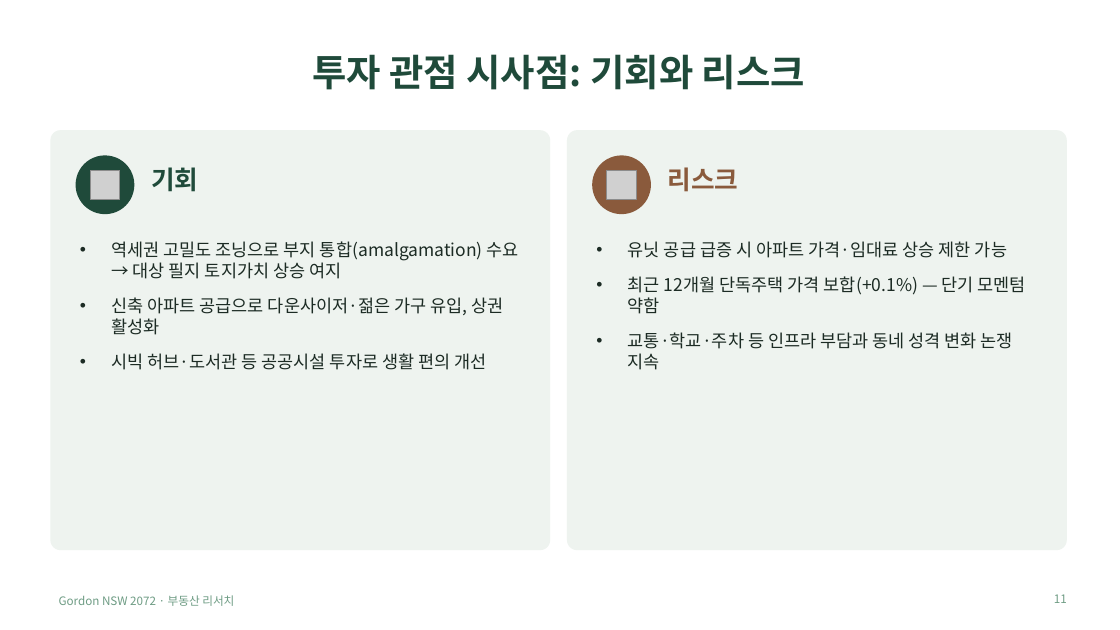
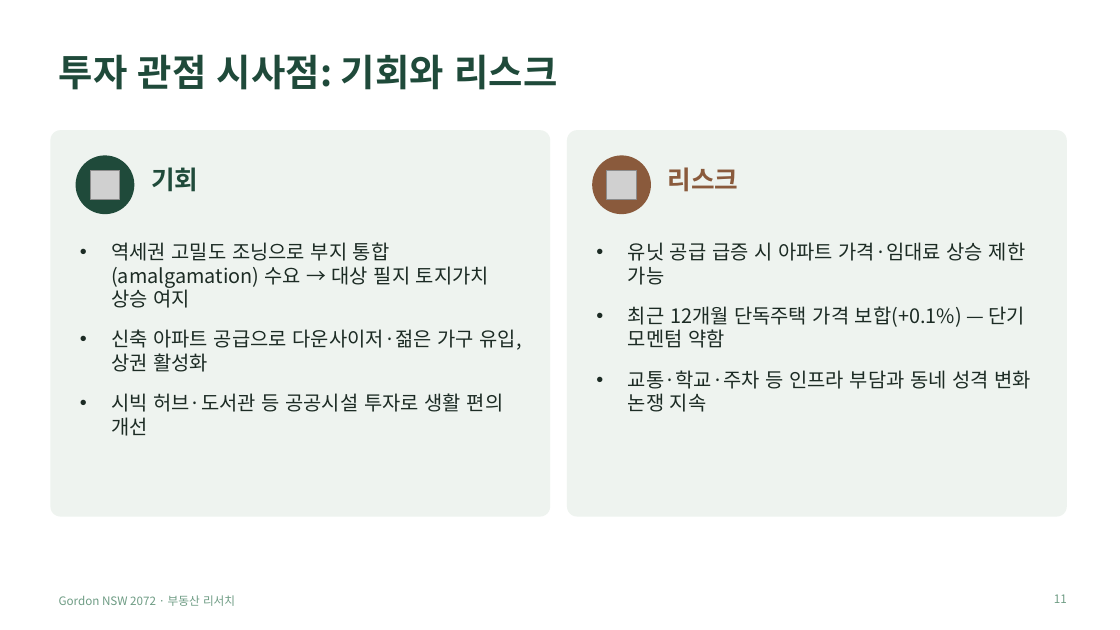
Before and after one commit to dlekrud105-cell/Mia, a slide deck: slide 11 of gordon/Gordon_부동산_분석.pptx. Drawn at 1120x630 pixels with LibreOffice and Linux fonts; fonts in the diff are those of the drawing; grey boxes stand for pictures. Boxes give left, top, right and bottom in pixels: in the first picture for what was removed or moved away, otherwise in the second. Text is boxed around its words. In the diff, an @@ line names an element or a change of style, - is before the commit and + after.

```diff
--- a/gordon/Gordon_부동산_분석.pptx
+++ b/gordon/Gordon_부동산_분석.pptx
@@ title "투자 관점 시사점: 기회와 리스크" at [59, 54, 557, 90]: alignment centre to left @@
@@ rounded rectangle: place and size @@
-rounded rectangle at [50, 130, 550, 550]
+rounded rectangle at [50, 130, 550, 517]
@@ rounded rectangle at [50, 130, 550, 517]: proportions changed @@
@@ rounded rectangle at [567, 130, 1067, 517]: proportions changed @@
@@ rounded rectangle: place and size @@
-rounded rectangle at [567, 130, 1067, 550]
+rounded rectangle at [567, 130, 1067, 517]
@@ text "역세권 고밀도 조닝으로 부지 통합(amalgamation) ..." at [111, 242, 521, 436]: size 15 to 17 pt; more space between paragraphs @@
@@ text "유닛 공급 급증 시 아파트 ..." at [628, 242, 1031, 412]: size 15 to 17 pt; more space between paragraphs @@
```
Also in this commit, not shown: 12 other slides changed, 2 other files.
